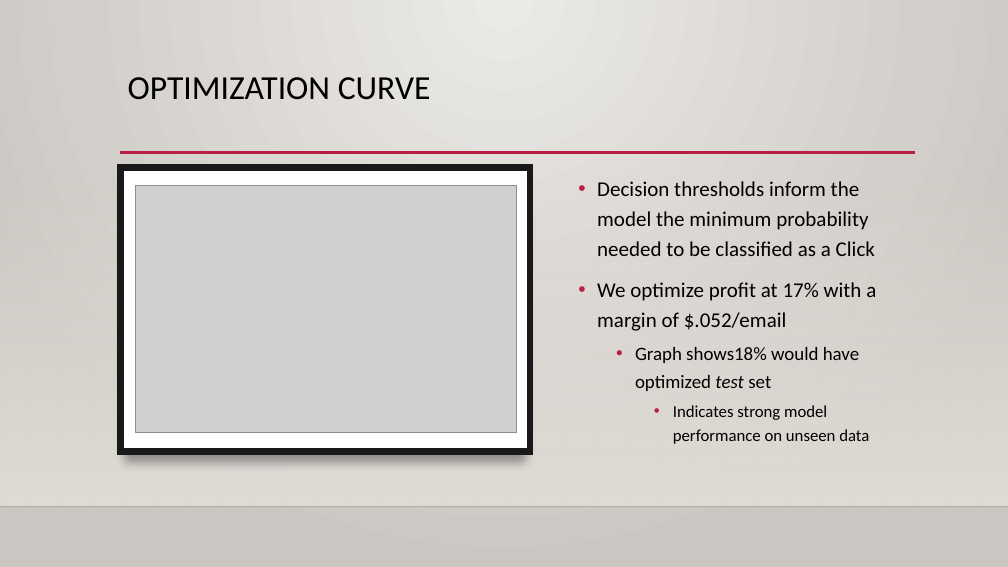
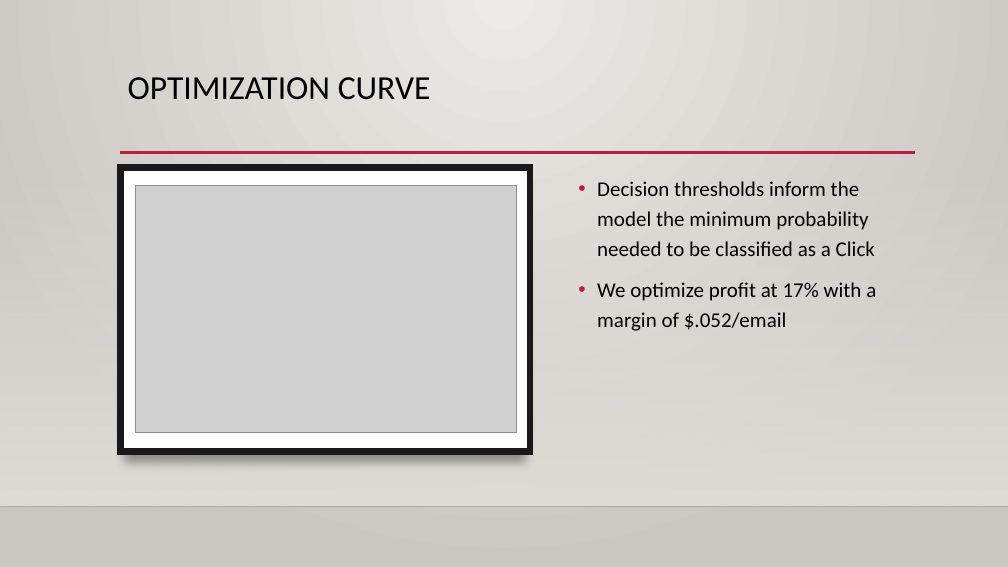
Before and after one commit to bgilliland/credible_takehome, a slide deck: slide 23 of docs/gilliland_credible_takehome.pptx (slide 27 before the commit). Drawn at 1008x567 pixels with LibreOffice and Linux fonts; fonts in the diff are those of the drawing; grey boxes stand for pictures; background and template pictures are left out. Boxes give left, top, right and bottom in pixels: in the first picture for what was removed or moved away, otherwise in the second. Text is boxed around its words. In the diff, an @@ line names an element or a change of style, - is before the commit and + after.

```diff
--- a/docs/gilliland_credible_takehome.pptx
+++ b/docs/gilliland_credible_takehome.pptx
@@ text at bbox=[635, 347, 869, 444]: paragraphs removed @@
-  • Graph shows18% would have optimized test set
-    • Indicates strong model performance on unseen data
```
Also in this commit, not shown: 21 other slides changed, 2 slides added, 2 slides removed, 4 other files.
